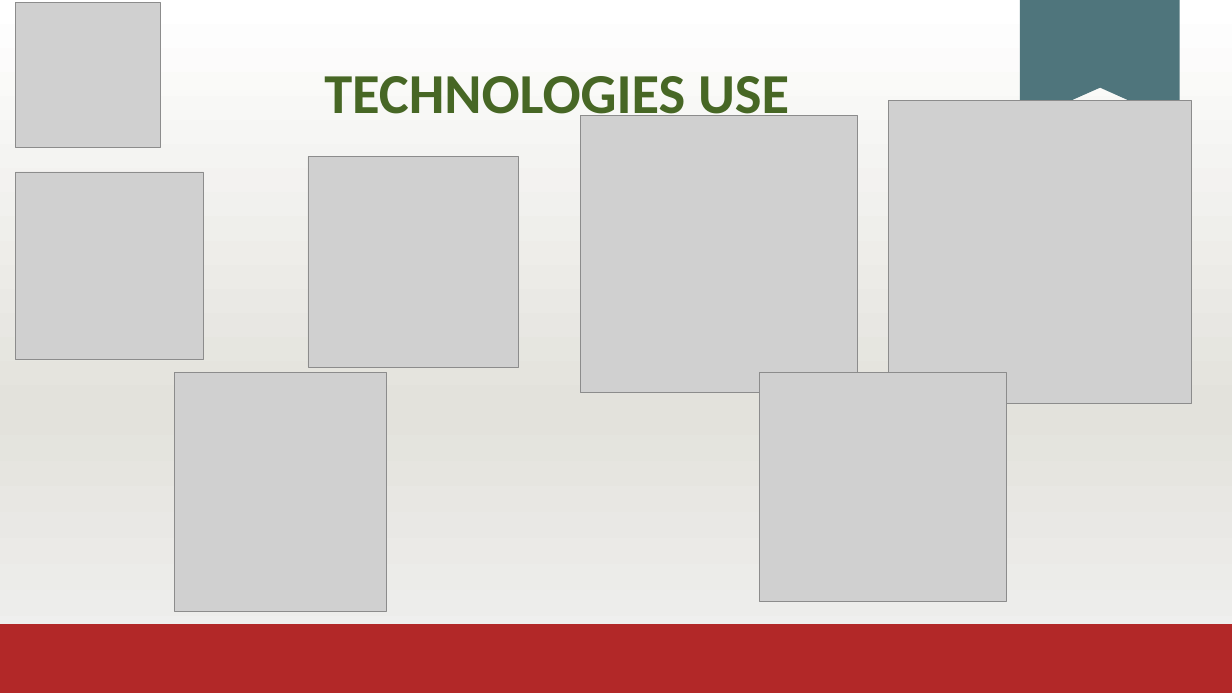
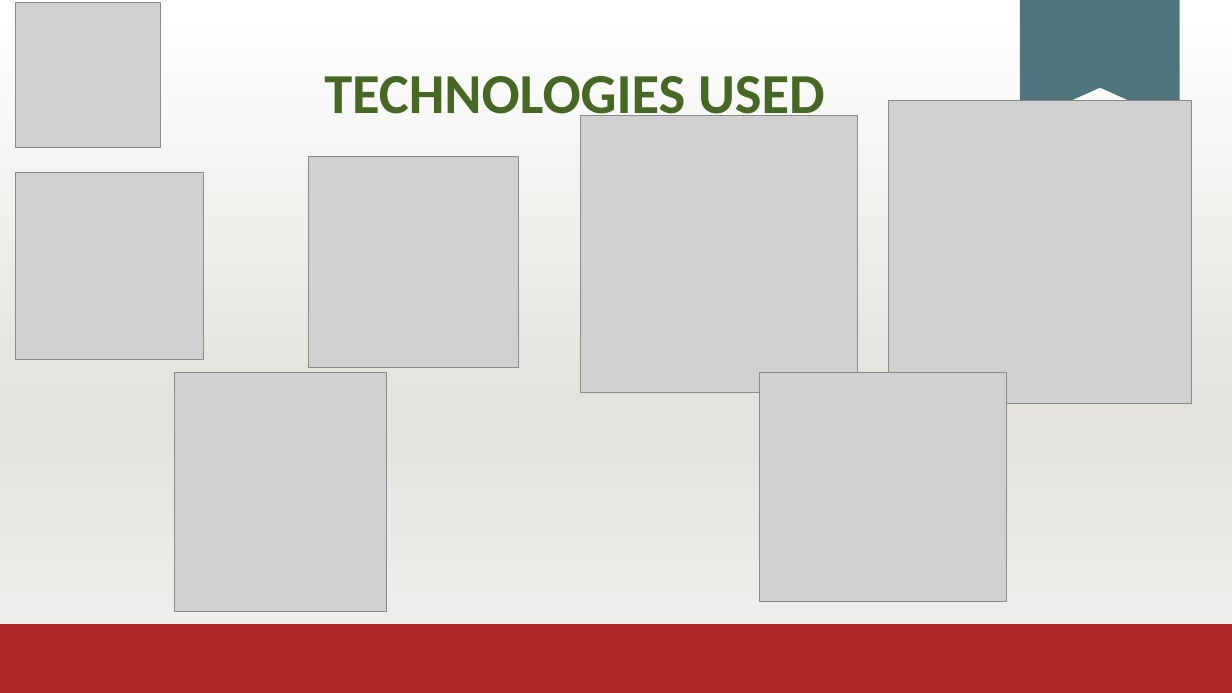
Before and after one commit to codingburgas/sprint-math-games-9th-grade-lettersaviours, a slide deck: slide 6 of docs/Presentation.pptx. Drawn at 1232x693 pixels with LibreOffice and Linux fonts; fonts in the diff are those of the drawing; grey boxes stand for pictures. Boxes give left, top, right and bottom in pixels: in the first picture for what was removed or moved away, otherwise in the second. Text is boxed around its words. In the diff, an @@ line names an element or a change of style, - is before the commit and + after.

```diff
--- a/docs/Presentation.pptx
+++ b/docs/Presentation.pptx
@@ text at [324,66,825,127]: text changed @@
-TECHNOLOGIES USE
+TECHNOLOGIES USED
```
Also in this commit, not shown: 1 other slide changed.
